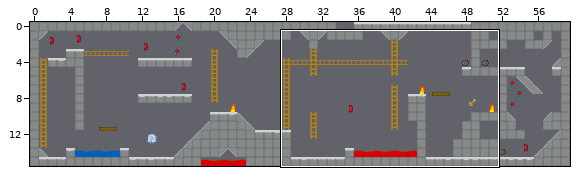
Two versions of a level (Tiled map, demo/dudeUntitled/psd_sources/tiled/level1.tmx). Above: a wide view before the commit, with the close-up outlined.
Close-up. As it was:
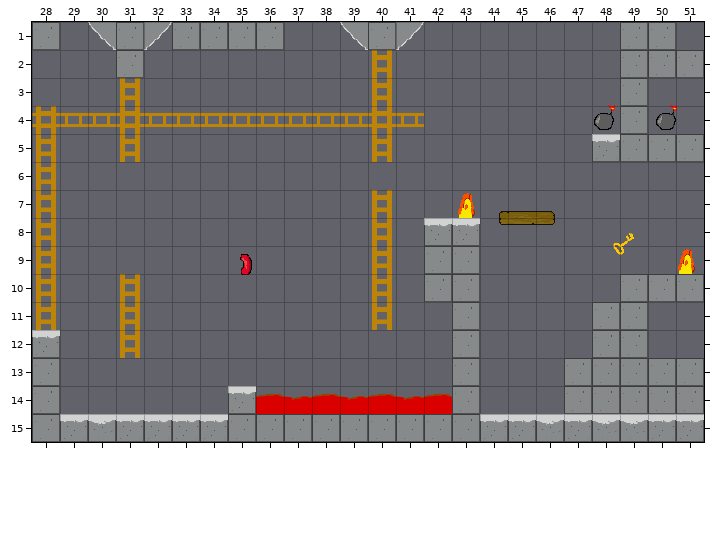
Cells are 32x32 px. Shown: x 28..51, y 1..15.
The result:
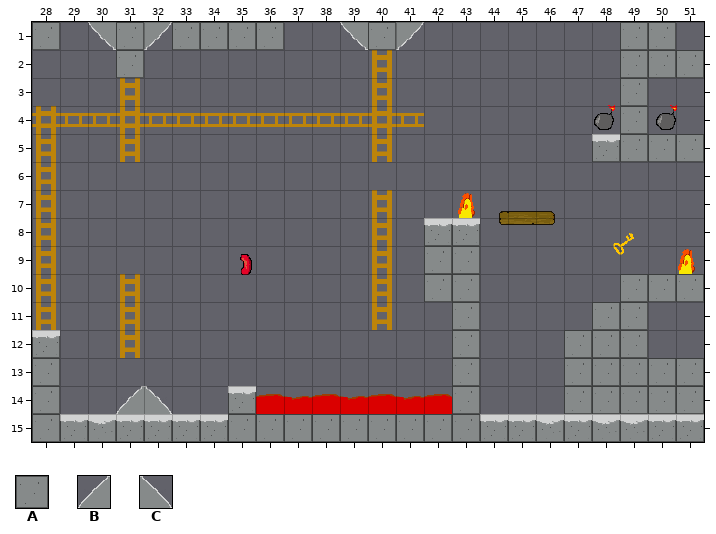
Key: from "tiles": A 6, B 8, C 9.
_ is an empty cell.
Author's note on the commit: DEV-01: physics review
What changed:
Layer "Tile Layer 1":
Tile A is added in row 12 at x 47.
Tile B is added in row 14 at x 31.
Tile C is added in row 14 at x 32.
